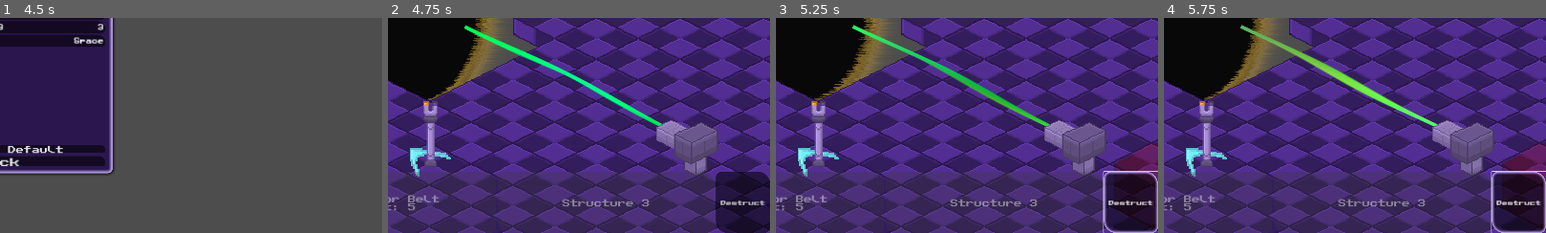
Above: before the commit, frames 1-4 (left to right).
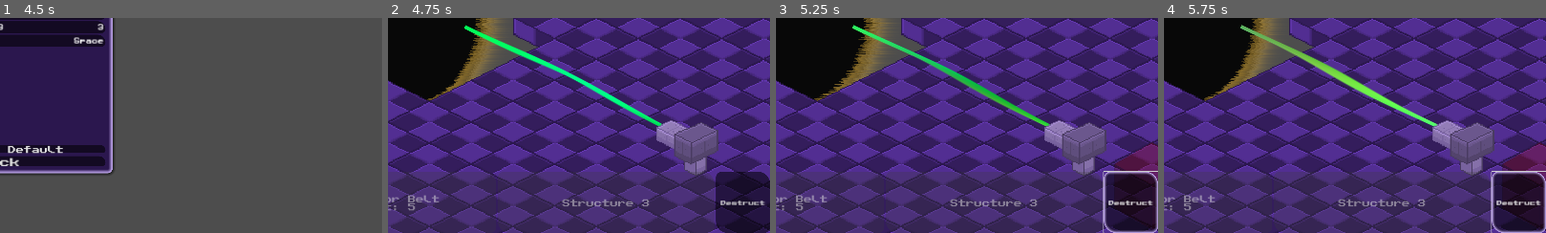
Above: after the commit, the same moments.

Repository: jkostello/Godot-Wild-Jam-69
Game: Godot game, scene res://UI/start_menu.tscn
Same seed, same stepped clock (60 frames per second), same inputs: the game is played once before the commit and once after it. The engine's default icon, where the game draws it, is replaced by a stand-in: a white triangle on a blue panel in a dark square. Sound files missing from this copy of the repository are replaced by a short silence.
Inputs (mouse positions are % of the whole screen's width and height, from its top left):
- Up to frame 1 (4.5 s): click "Start" at 0.5 s; click "Start" at 1.25 s; click "How To Play" at 2 s; click "Back" at 2.75 s; click "Options" at 3.5 s; click (50, 33) at 4.27 s
- Up to frame 2 (4.75 s): no input
- Up to frame 3 (5.25 s): click "Destruct" at 5 s
- Up to frame 4 (5.75 s): no input
The pictures show only the part of the screen within x 50-100%, y 50-100%; the shares and areas given below are measured in that part.

Frame 1 is identical in both runs. In frame 2, 1.2% of the frame differs, in the area x 5-17%, y 38-74%; in frame 3, 1.2%; in frame 4, 1.2%.
Error in both runs: Cannot call method 'change_scene_to_file' on a null value. (res://UI/start_menu.gd:17)

Commit message:
Update level.tscn

Diff:
--- a/level.tscn
+++ b/level.tscn
@@ -8,7 +8,6 @@
 [ext_resource type="PackedScene" uid="uid://bkwa8366unv8y" path="res://player.tscn" id="5_w3uvl"]
 [ext_resource type="Shader" path="res://laser.gdshader" id="7_fv8rl"]
 [ext_resource type="AudioStream" uid="uid://7us4g0ytk3co" path="res://consume.wav" id="8_glsn0"]
-[ext_resource type="PackedScene" uid="uid://uqyqil2wo7pp" path="res://magnet.tscn" id="9_5stre"]
 
 [sub_resource type="NavigationPolygon" id="NavigationPolygon_j53cu"]
 vertices = PackedVector2Array(150, 0, 0, 75, -150, 0, 0, -75)
@@ -372,9 +371,6 @@
 [node name="AudioStreamPlayer" type="AudioStreamPlayer" parent="."]
 stream = ExtResource("8_glsn0")
 
-[node name="Magnet" parent="." instance=ExtResource("9_5stre")]
-position = Vector2(153, 519)
-
 [editable path="TileMap/Void"]
 [editable path="Laser"]
 [editable path="Laser2"]
Not shown: 1 places in level.tscn that only renumber resources
